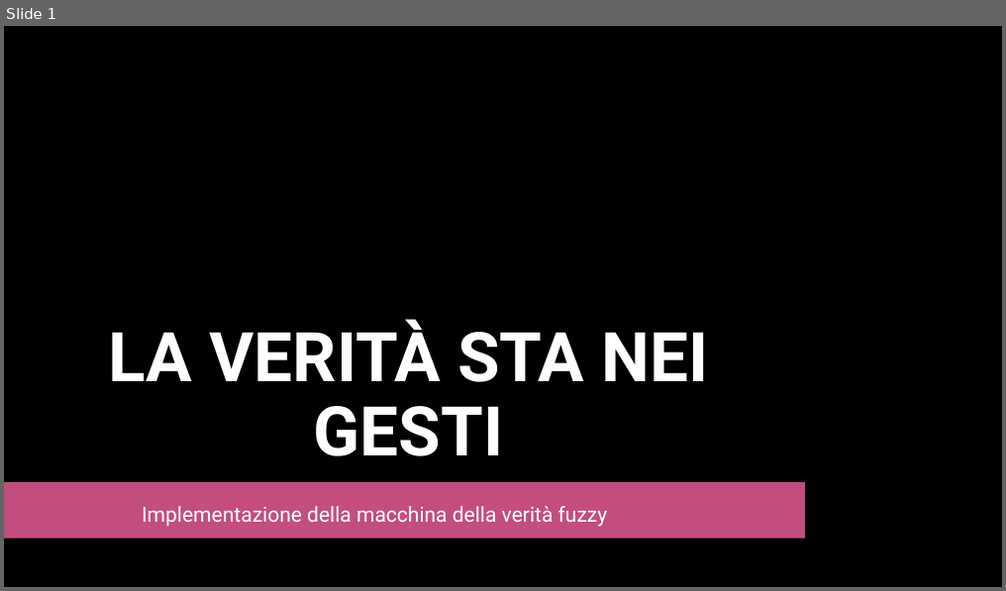
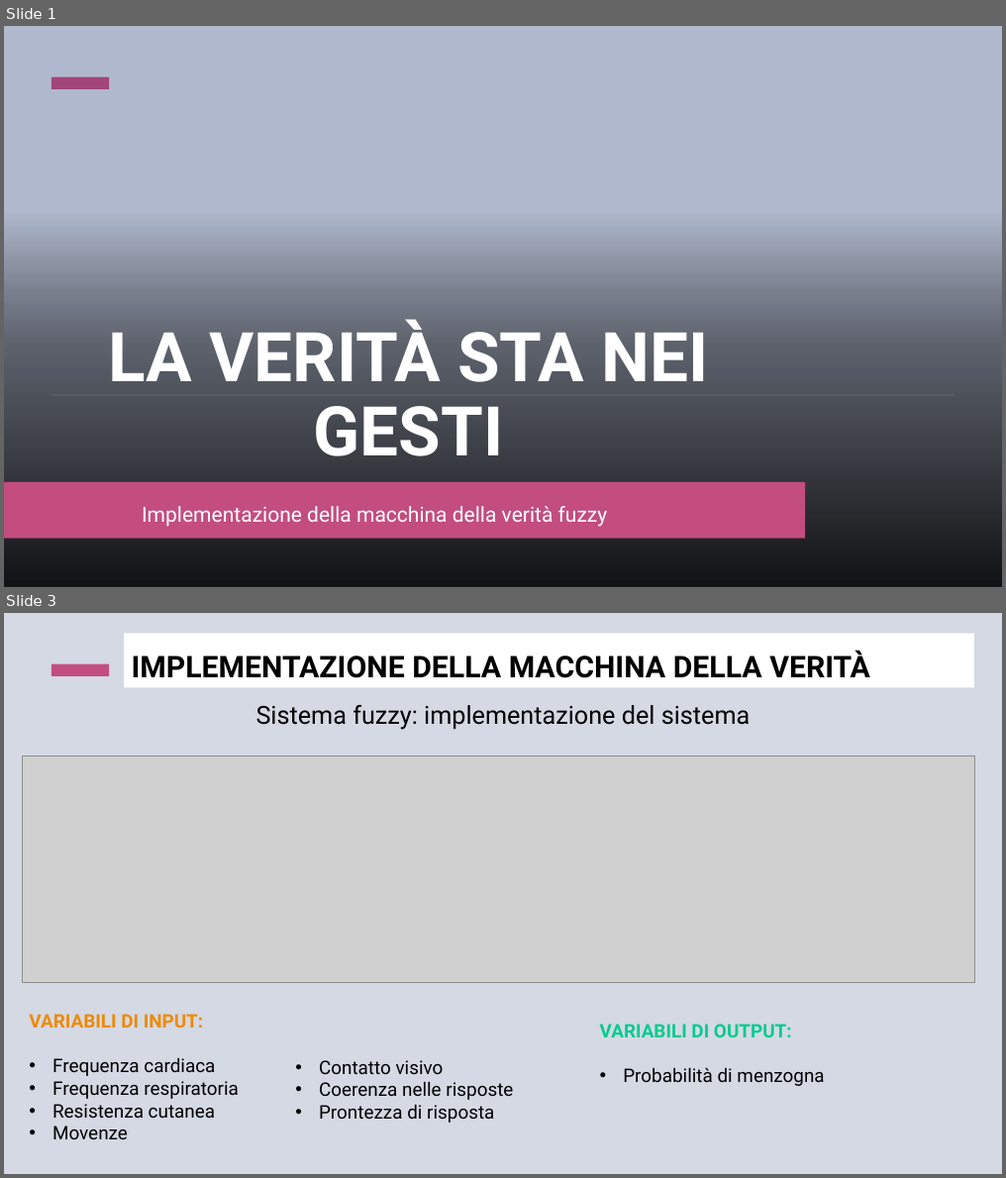
Before and after one commit to ClaudiaMarano/Progetto-Fuzzy, a slide deck: LA VERITÀ STA NEI GESTI.pptx. Shown one above the other, each under a label of ours: slide 1 before the commit, slides 1 and 3 after it; the slides between them are not shown. The pictures are 1006x591 and 1006x1178 pixels, drawn with LibreOffice and Linux fonts; fonts in the diff are those of the drawing; grey boxes stand for pictures; background and template pictures are left out. Boxes give left, top, right and bottom in pixels: in the first picture for what was removed or moved away, otherwise in the second. Text is boxed around its words. In the diff, an @@ line names an element or a change of style, - is before the commit and + after.

```diff
--- a/LA VERITÀ STA NEI GESTI.pptx
+++ b/LA VERITÀ STA NEI GESTI.pptx
@@ slide 3 added at (4,613,1002,1174), background #002060 at 17% opacity; not listed: 1 template element that a slide beside it also shows @@
@@ title added at (124,633,974,688), fill #FFFFFF, 28.8 pt, text #000000, bold @@
+IMPLEMENTAZIONE DELLA MACCHINA DELLA VERITÀ
@@ text added at (256,705,750,730), 24 pt, text #000000 @@
+Sistema fuzzy: implementazione del sistema
@@ picture added at (22,756,974,983) @@
@@ rectangle added at (52,981,954,983), fill #D8B9C7 @@
@@ text added at (29,1014,239,1140), 18 pt, text #000000 @@
+VARIABILI DI INPUT:
+• Frequenza cardiaca
+• Frequenza respiratoria
+• Resistenza cutanea
+• Movenze
@@ text added at (600,1024,824,1086), 18 pt, text #000000 @@
+VARIABILI DI OUTPUT:
+• Probabilità di menzogna
@@ text added at (319,1060,513,1123), 18 pt, text #000000 @@
+• Contatto visivo
+• Coerenza nelle risposte
+• Prontezza di risposta
@@ slide 1 changed as well @@
@@ rectangle at (4,26,1002,587): fill #000000 to #002060 at 17% opacity @@
@@ rectangle added at (52,77,109,89), fill #C34D7F @@
@@ rectangle added at (52,394,954,396), fill #FBFCFC @@
```
Also in this commit, not shown: 8 other slides changed, 3 other slides added, 1 other file.
